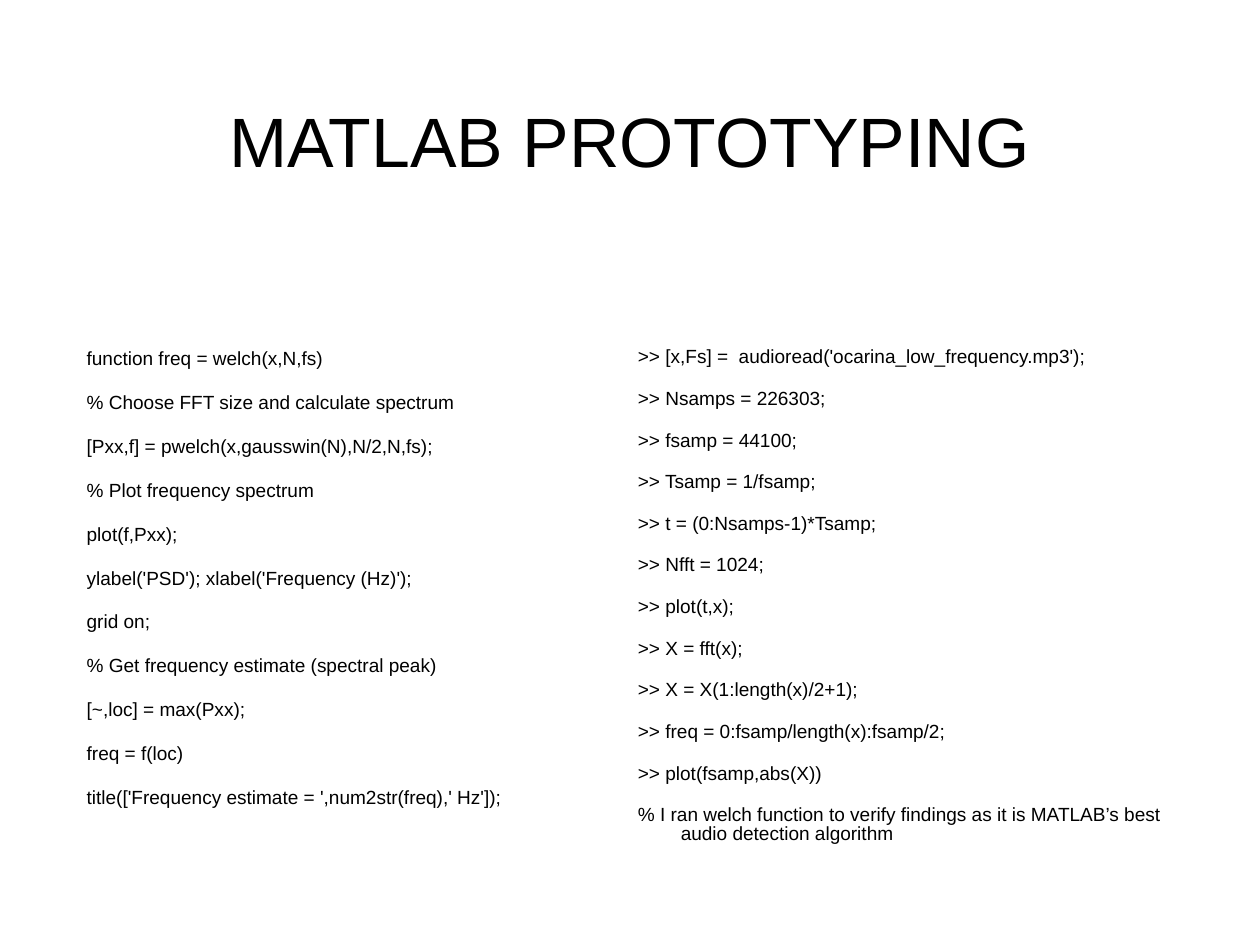
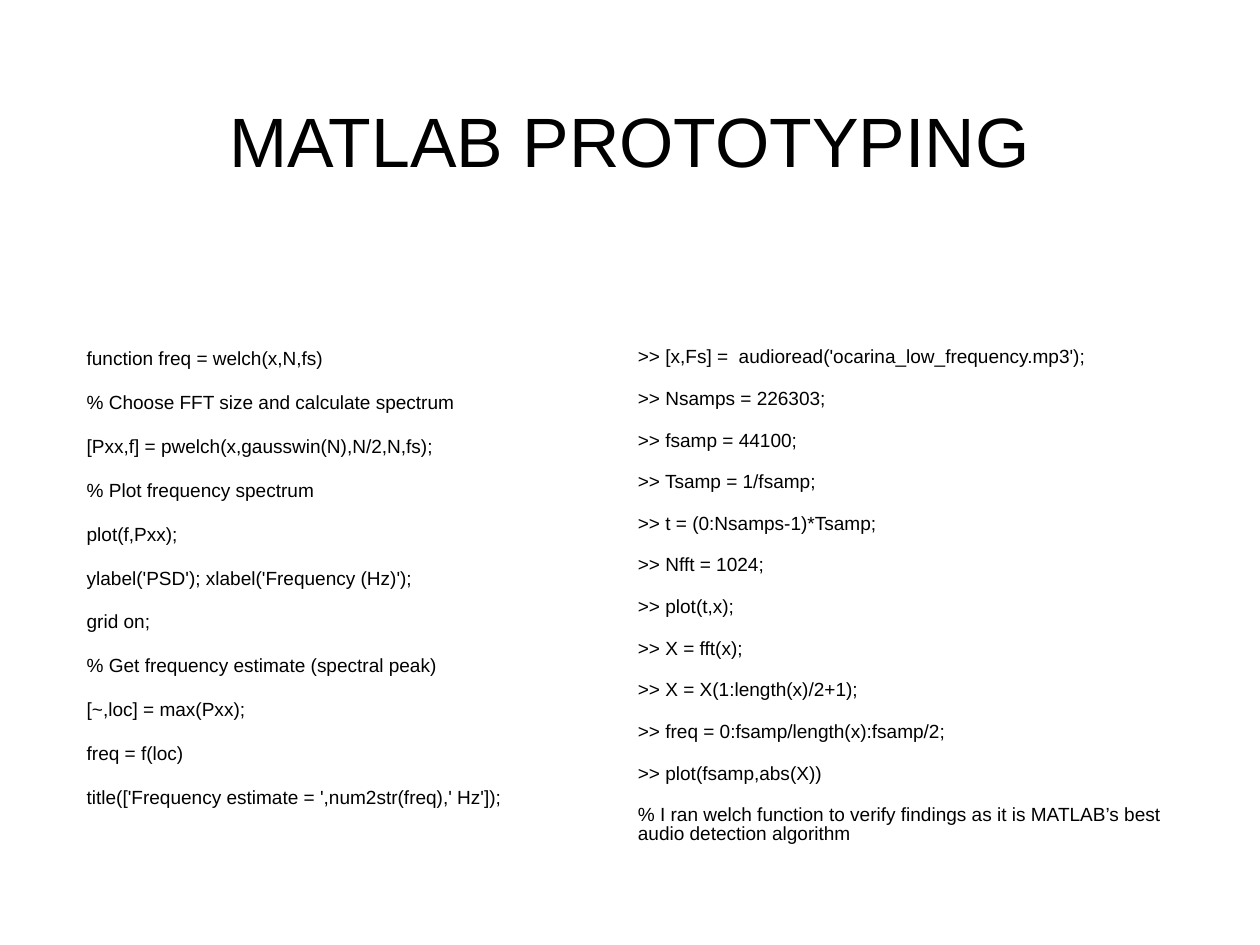
Before and after one commit to ishquark13/Senior_Project, a slide deck: slide 8 of seniorPpt.ppt. Drawn at 1260x945 pixels with LibreOffice and Linux fonts; fonts in the diff are those of the drawing. Boxes give left, top, right and bottom in pixels: in the first picture for what was removed or moved away, otherwise in the second. Text is boxed around its words. In the diff, an @@ line names an element or a change of style, - is before the commit and + after.

Commit message:
Update powerpoint and PDR
Final update

```diff
--- a/seniorPpt.ppt
+++ b/seniorPpt.ppt
@@ text ">> [x,Fs] = audioread('ocarina_low_frequency.mp3');" at box(638, 349, 1160, 844): indent changed @@
```
Also in this commit, not shown: 3 other files.
